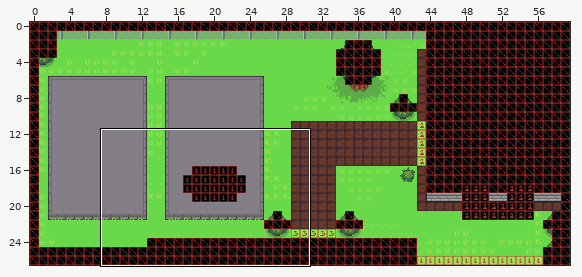
Tiled map -- ASSETS/MAPS/ext2.tmx. The picture above shows the old version from afar; the outline marks the close-up.
Close-up. First the earlier version:
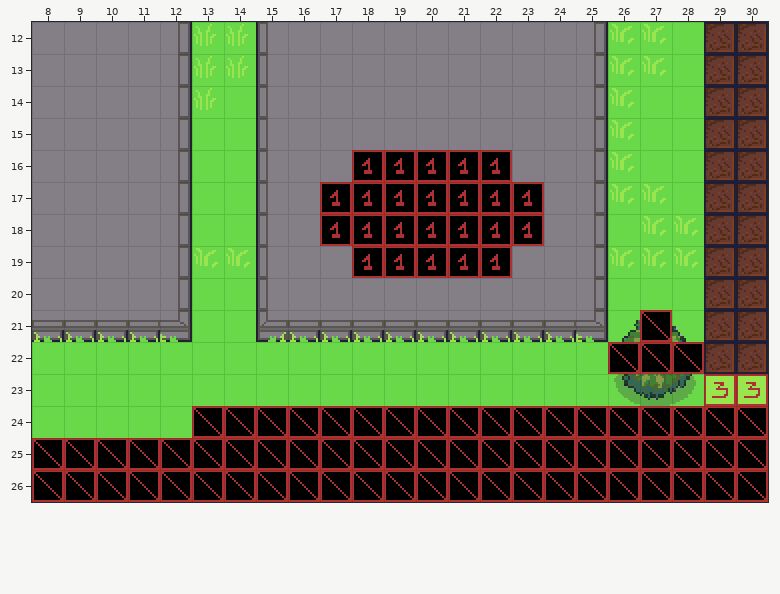
Cells are 16x16 px. Shown: x 8..30, y 12..26. The commit also changed other parts of the map, which this record leaves out.
New version:
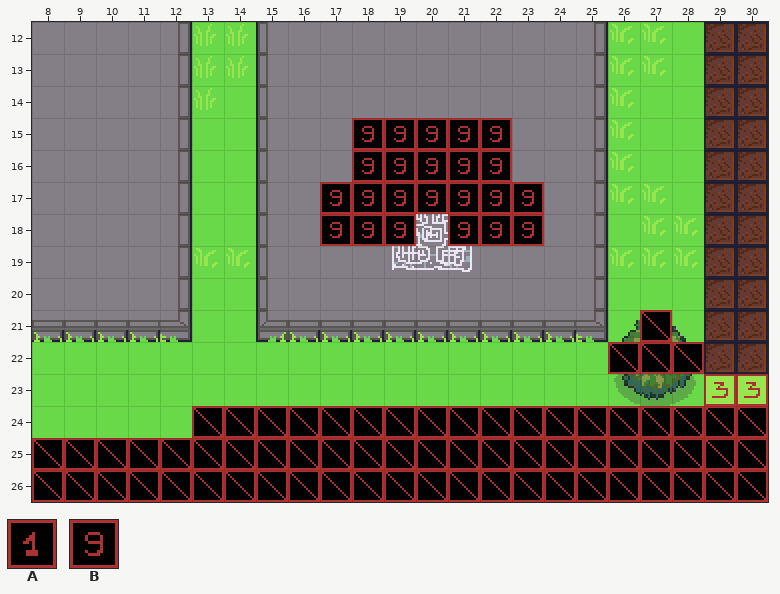
Key: from "HOTSPOT": A 0, B 8.
_ is an empty cell, . an unchanged one.
What changed:
--- layer "Hotspot"
@@ x 17..23 @@
-15 ._____.
-16 .AAAAA.
-17 AAAAAAA
-18 AAAAAAA
-19 .AAAAA.
+15 .BBBBB.
+16 .BBBBB.
+17 BBBBBBB
+18 BBB_BBB
+19 ._____.
Changed places in both close-ups, as pixel boxes (x1, y1, x2, y2):
changed: (330, 118, 534, 278)
